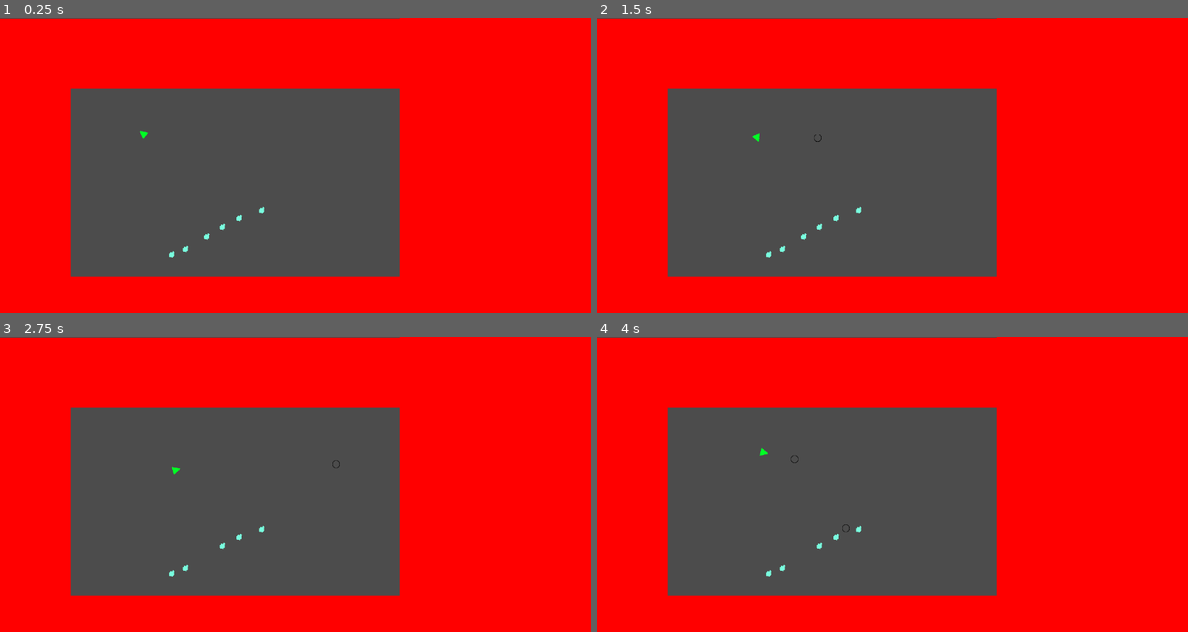
Above: before the commit, frames 1-4 (two rows, left to right).
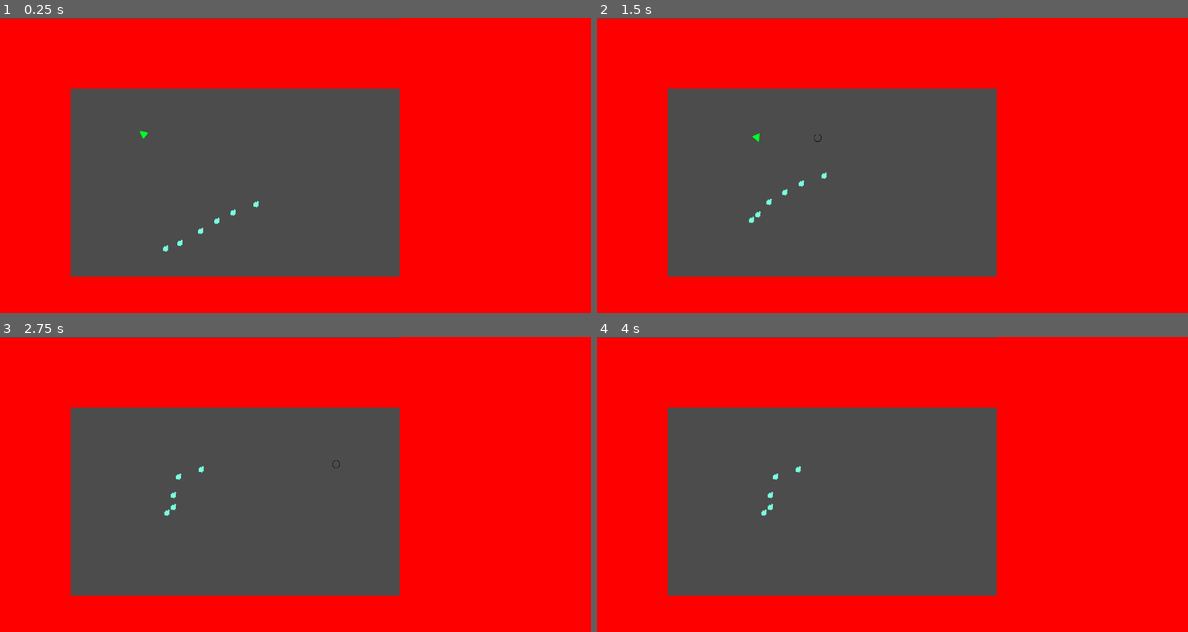
Above: after the commit, the same moments.

Repository: bentuttle2000/Game-Jam-F2021-2pm
Game: Godot game, scene res://Stages/StageOne.tscn
The game is run twice, just before and just after one commit, with the same random seed, the same clock (stepped at 60 frames per second) and the same inputs.
Inputs (mouse positions are in pixels of both pictures, inside the frame that each line leads up to):
- Up to frame 1 (0.25 s): no input
- Up to frame 2 (1.5 s): tap Enter (ui_accept) at 0.5, 0.77 s; move the mouse to (1022, 150) at 0.52 s; hold D (ui_right) 0.53-1.28 s; move the mouse to (774, 180) at 1.27 s; hold S (ui_down) from 1.28 s (still down)
- Up to frame 3 (2.75 s): tap Enter (ui_accept) at 1.52 s; move the mouse to (354, 419) at 2.02 s; release S (ui_down) at 2.03 s; hold D (ui_right) from 2.03 s (still down)
- Up to frame 4 (4 s): move the mouse to (862, 543) at 2.77 s; release D (ui_right) at 2.78 s; hold W (ui_up) 2.78-3.53 s; tap Enter (ui_accept) at 3.02, 3.77 s; move the mouse to (1069, 528) at 3.52 s; hold A (ui_left) from 3.53 s (still down)

The runs differ from the first frame. In frame 1, 0.2% of the frame differs, in the area x 27-45%, y 62-82%; in frame 2, 0.2%; in frame 3, 0.2%; in frame 4, 0.2%, in the area x 27-45%, y 37-82%.
Error after the commit: Attempt to call function 'get_position' in base 'null instance' on a null instance. (res://Enemy.gd:11)

Commit message:
Added enemy stuff
Enemies move and player dies

Diff:
--- a/GameJam/Enemy.gd
+++ b/GameJam/Enemy.gd
@@ -1,6 +1,30 @@
 extends KinematicBody2D
 
 var is_dead = false;
+const SPEED = 50;
+var PlayerPosition = Vector2();
+var CurrentPosition = Vector2();
+var velocity = Vector2();
+
+func _process(delta):
+	if get_owner() != null:
+		PlayerPosition = get_tree().current_scene.get_node("Player").get_position();
+	CurrentPosition = get_position();
+	if PlayerPosition.x > CurrentPosition.x:
+		velocity.x = SPEED;
+	elif PlayerPosition.x < CurrentPosition.x:
+		velocity.x = -SPEED;
+	else:
+		velocity.x = 0;
+	if PlayerPosition.y > CurrentPosition.y:
+		velocity.y = SPEED;
+	elif PlayerPosition.y < CurrentPosition.y:
+		velocity.y = -SPEED;
+	else:
+		velocity.y = 0;
+	move_and_slide(velocity);
+
+
 
 func dead():
 	is_dead = true;
--- a/GameJam/Objects/Enemy.tscn
+++ b/GameJam/Objects/Enemy.tscn
@@ -6,17 +6,25 @@
 [sub_resource type="RectangleShape2D" id=1]
 extents = Vector2( 6.3966, 7.30188 )
 
+[sub_resource type="CircleShape2D" id=2]
+radius = 120.539
+
 [node name="Enemy" type="KinematicBody2D"]
 script = ExtResource( 2 )
 
 [node name="Sprite" type="Sprite" parent="."]
 texture = ExtResource( 1 )
 
-[node name="CollisionShape2D" type="CollisionShape2D" parent="."]
-position = Vector2( -0.166851, -0.917698 )
-shape = SubResource( 1 )
-
 [node name="Timer" type="Timer" parent="."]
 wait_time = 0.1
 
+[node name="CollisionShape2D" type="CollisionShape2D" parent="."]
+position = Vector2( -0.166851, -1.0427 )
+shape = SubResource( 1 )
+
+[node name="Area2D" type="Area2D" parent="."]
+
+[node name="DetectionRadius" type="CollisionShape2D" parent="Area2D"]
+shape = SubResource( 2 )
+
 [connection signal="timeout" from="Timer" to="." method="_on_Timer_timeout"]
--- a/GameJam/Objects/Player.gd
+++ b/GameJam/Objects/Player.gd
@@ -30,8 +30,17 @@
 
 	move_and_slide(velocity);
 
+	if get_slide_count() > 0:
+			for i in range(get_slide_count()):
+				if "Enemy" in get_slide_collision(i).collider.name:
+					dead();
+
+
 func _fire():
 		var inst = PROJECTILE.instance()
 		inst.position = $Position2D.global_position
 		get_parent().add_child(inst)
 		inst.set_direction(get_global_mouse_position() - global_position);
+
+func dead():
+	queue_free();
Not shown: 1 places in GameJam/Objects/Enemy.tscn that only renumber resources
